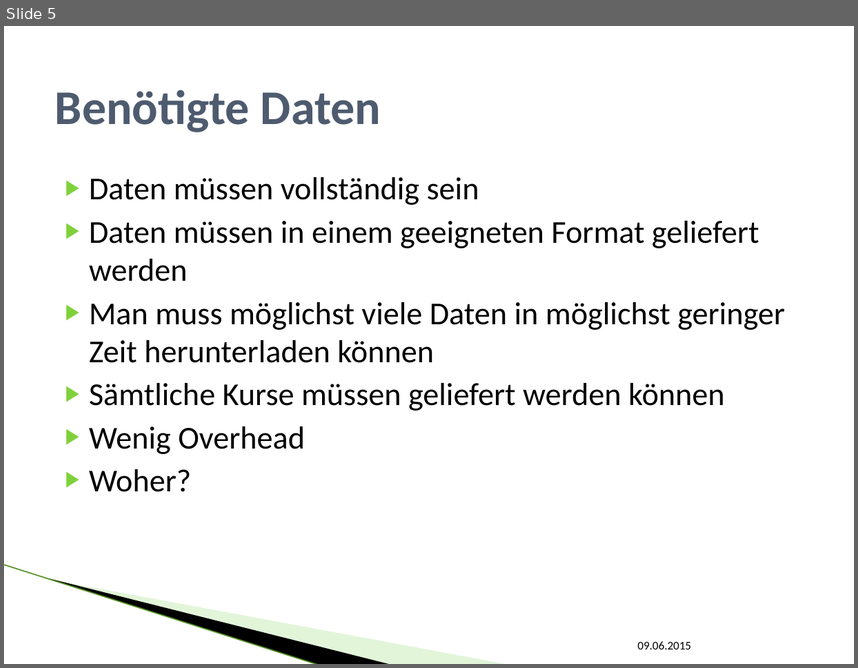
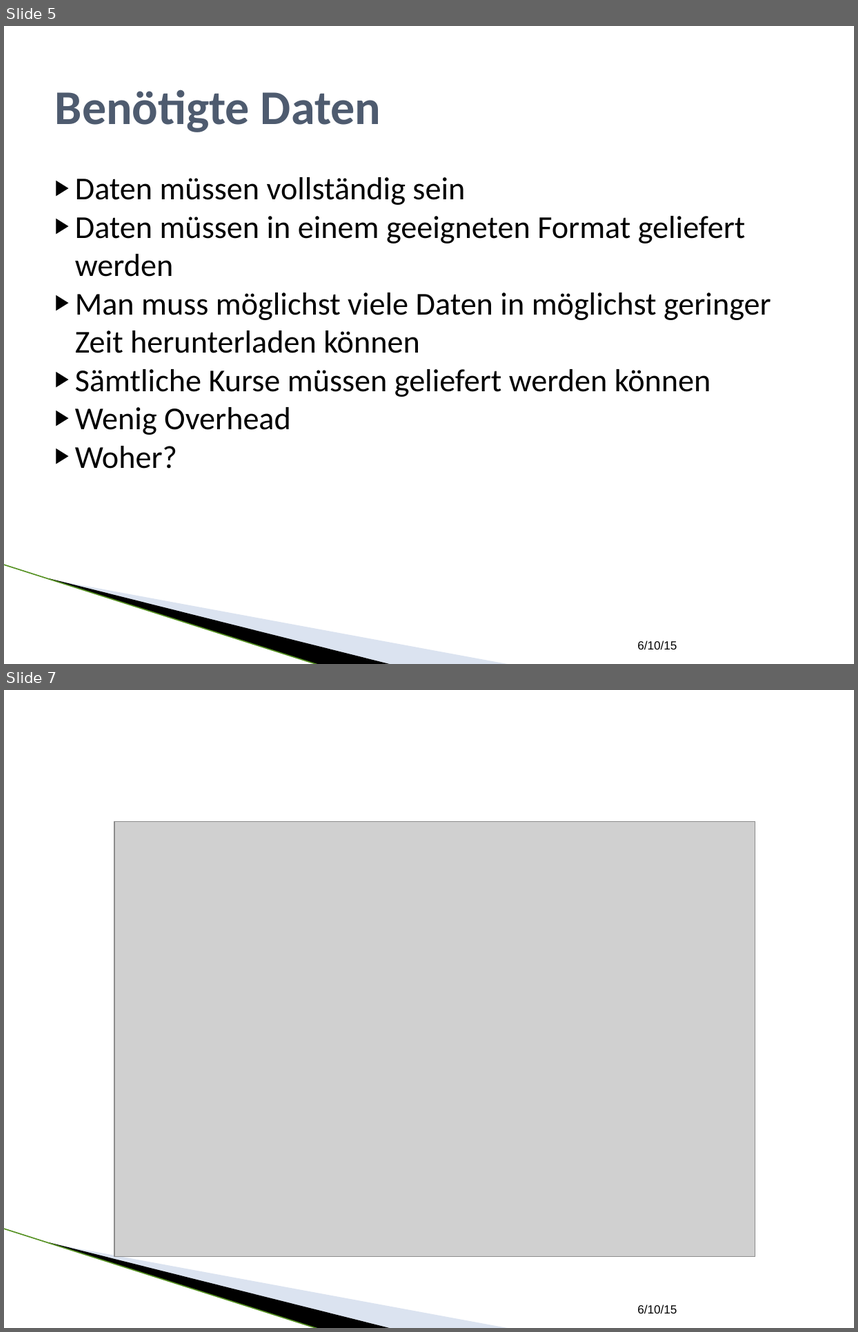
Before and after one commit to SEPSkyware6MM/StockForecast, a slide deck: ALR_Vortrag.pptx. Shown one above the other, each under a label of ours: slide 5 before the commit, slides 5 and 7 after it; the slides between them are not shown. The pictures are 858x668 and 858x1332 pixels, drawn with LibreOffice and Linux fonts; fonts in the diff are those of the drawing; grey boxes stand for pictures; background and template pictures are left out. Boxes give left, top, right and bottom in pixels: in the first picture for what was removed or moved away, otherwise in the second. Text is boxed around its words. In the diff, an @@ line names an element or a change of style, - is before the commit and + after.

```diff
--- a/ALR_Vortrag.pptx
+++ b/ALR_Vortrag.pptx
@@ slide 7 added at box(4, 690, 854, 1328), background #FFFFFF; not listed: 3 template elements that a slide beside it also shows @@
@@ picture added at box(114, 821, 755, 1256) @@
@@ text added at box(637, 1304, 677, 1314), 10 pt, text #000000 @@
+6/10/15
@@ slide 5 changed as well @@
@@ text "Daten müssen vollständig sein" at box(75, 177, 771, 468): indent changed; less space between paragraphs @@
@@ line (4, 564) - (319, 664): stroke #B1E399 0.95 pt to #559122 0.96 pt @@
@@ freeform shape at box(49, 578, 392, 664): outline redrawn @@
@@ freeform shape at box(51, 579, 510, 664): fill #B8E7A1 at 40% opacity to #A7B9DB at 40% opacity @@
@@ text at box(637, 640, 677, 650): text changed; font Calibri to Arial @@
-09.06.2015
+6/10/15
```
Also in this commit, not shown: 15 other slides changed, 2 other slides added, 1 slide removed.
